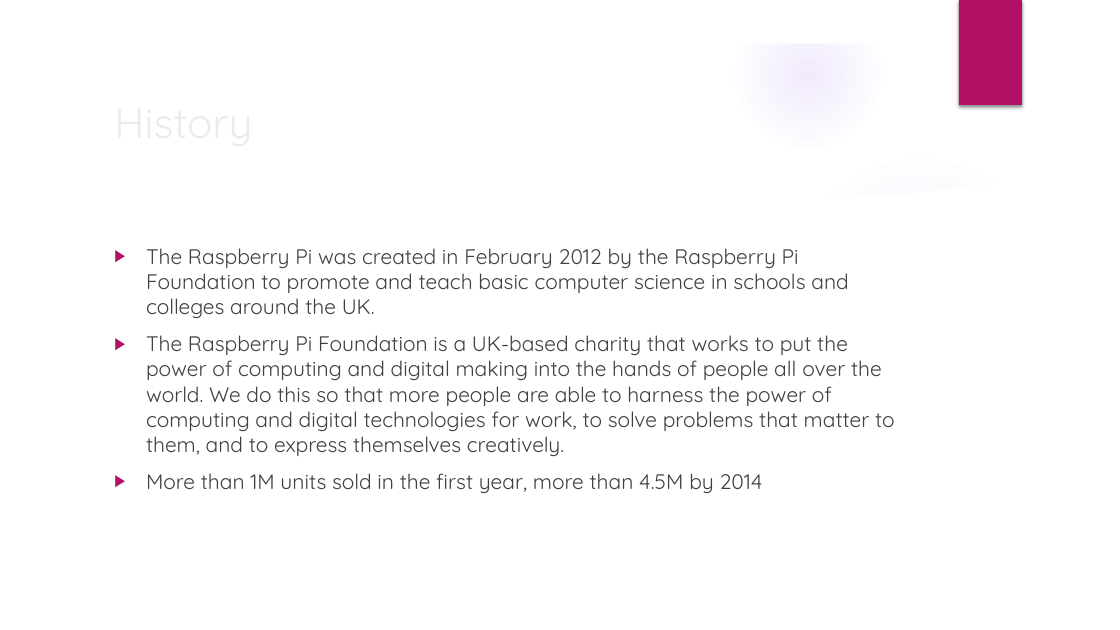
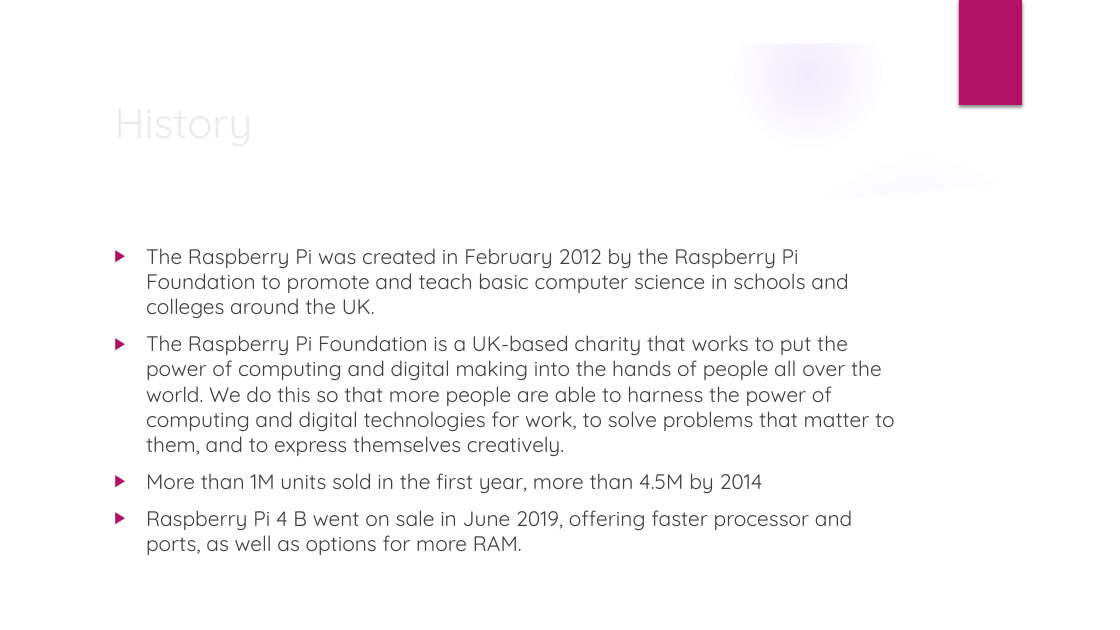
Before and after one commit to RochesterMakerSpace/Raspberry-Pi-class, a slide deck: slide 2 of docs/Introduction to Raspberry Pi.pptx (slide 3 before the commit). Drawn at 1120x630 pixels with LibreOffice and Linux fonts; fonts in the diff are those of the drawing; background and template pictures are left out. Boxes give left, top, right and bottom in pixels: in the first picture for what was removed or moved away, otherwise in the second. Text is boxed around its words. In the diff, an @@ line names an element or a change of style, - is before the commit and + after.

Commit message:
Add files via upload
Updated to include information about Raspberry Pi 4 B

```diff
--- a/docs/Introduction to Raspberry Pi.pptx
+++ b/docs/Introduction to Raspberry Pi.pptx
@@ text at box(146, 510, 852, 555): paragraph added @@
+▶ Raspberry Pi 4 B went on sale in June 2019, offering faster processor and ports, as well as options for more RAM.
```
Also in this commit, not shown: 3 other slides changed, 1 slide added.
